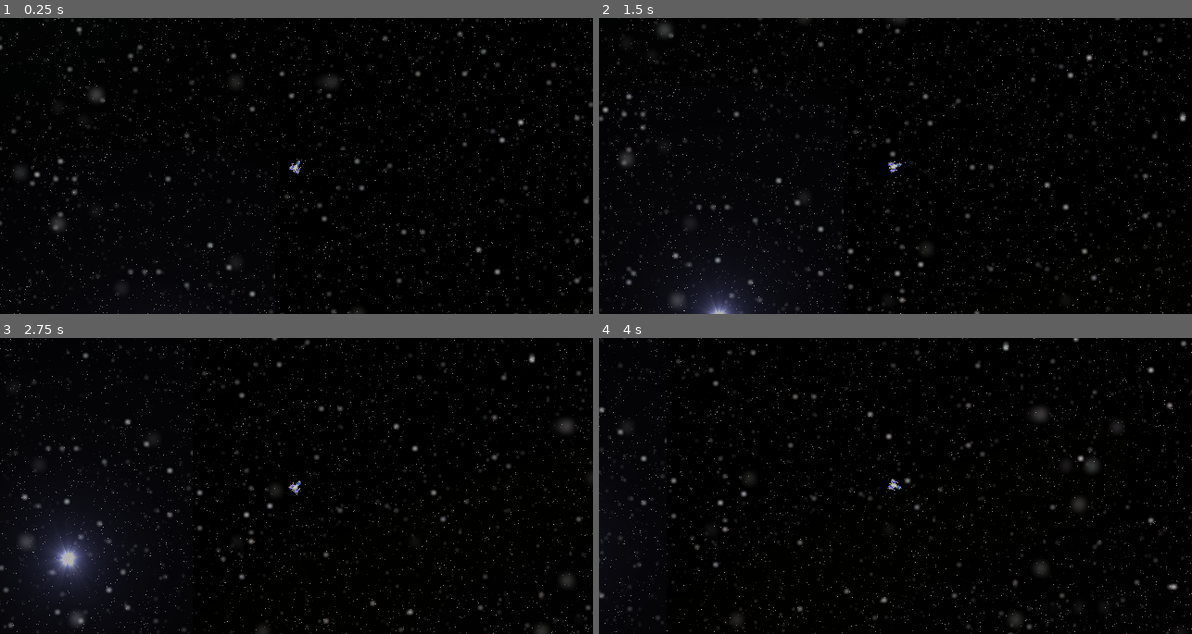
Above: before the commit, frames 1-4 (two rows, left to right).
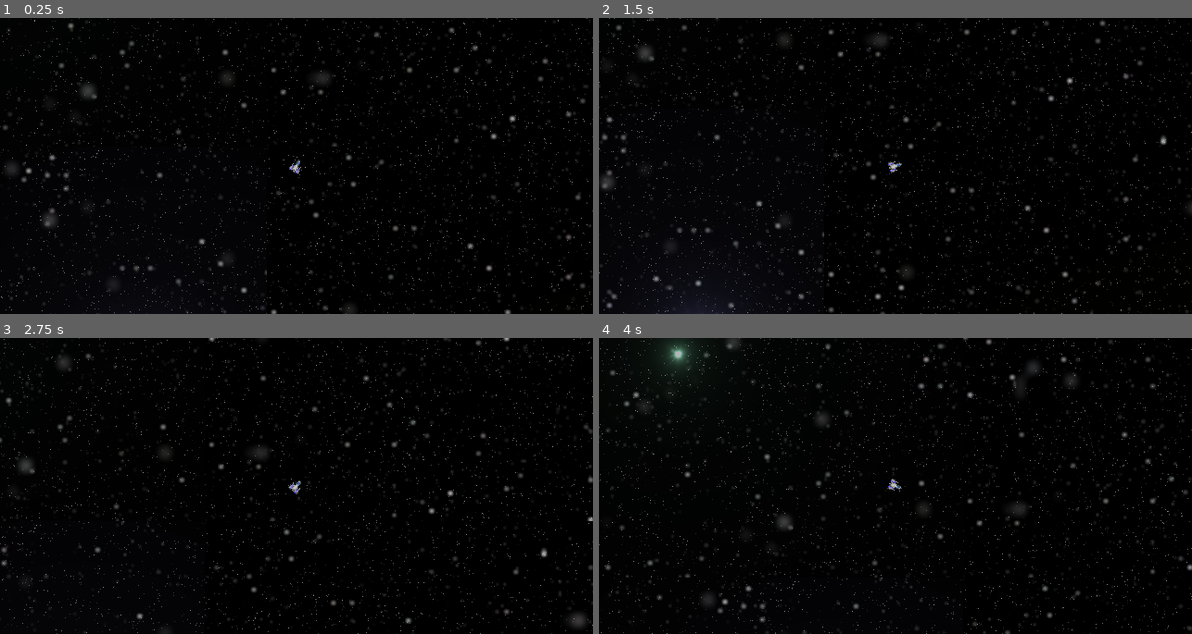
Above: after the commit, the same moments.

Repository: vYORKv/Sector-Flashpoint
Game: Godot game, scene res://Scenes/Game.tscn
Same seed, same stepped clock (60 frames per second), same inputs: the game is played once before the commit and once after it.
Inputs (mouse positions are in pixels of both pictures, inside the frame that each line leads up to):
- Up to frame 1 (0.25 s): no input
- Up to frame 2 (1.5 s): move the mouse to (1025, 151) at 0.52 s; hold Right (ui_right) 0.53-1.28 s; move the mouse to (776, 180) at 1.27 s; hold Down (ui_down) from 1.28 s (still down)
- Up to frame 3 (2.75 s): move the mouse to (355, 420) at 2.02 s; release Down (ui_down) at 2.03 s; hold Right (ui_right) from 2.03 s (still down)
- Up to frame 4 (4 s): move the mouse to (865, 545) at 2.77 s; release Right (ui_right) at 2.78 s; hold Up (ui_up) 2.78-3.53 s; move the mouse to (1073, 530) at 3.52 s; hold Left (ui_left) from 3.53 s (still down)

The runs differ from the first frame. In frame 1, 5.4% of the frame differs, in the area x 0-100%, y 0-100%; in frame 2, 6.3%; in frame 3, 8.9%; in frame 4, 6.9%.

Commit message:
Cleaned up movement code
Ship facing mouse works (with turn speed), and movement now has proper acceleration and friction. Now need to make movement based on mouse location with current code.

Diff:
--- a/Scripts/Player.gd
+++ b/Scripts/Player.gd
@@ -1,13 +1,13 @@
 extends KinematicBody2D
 
-const acceleration = 20
-const max_speed = 300
-const friction = 60
-const speed = 200
+const acceleration = 5
+const max_speed = 5
+const friction = 4
+const speed = 10
 const turn_speed = 0.2
 
-var velocity = Vector2()
-#var velocity = Vector2.ZERO
+#var velocity = Vector2()
+var velocity = Vector2.ZERO
 onready var TweenNode = get_node("Tween")
 
 var inputs = {
@@ -45,42 +45,24 @@
 
 func _physics_process(delta):
 	var mouse_position = get_global_mouse_position()
-	velocity = Vector2()
+	var input_vector = Vector2.ZERO
+	var direction = (mouse_position - self.position).normalized()
 	# initial and final x-vector of basis
 	var initial_transform_x = self.transform.x
 	var final_transform_x = (mouse_position - self.global_position).normalized()
 	# interpolate
 	TweenNode.interpolate_method(self, '_set_rotation', initial_transform_x, final_transform_x, turn_speed, Tween.TRANS_LINEAR, Tween.EASE_OUT)
 	TweenNode.start()
-	if Input.is_action_pressed("ui_up"):
-		velocity += Vector2(speed, 0).rotated(rotation)
-	elif Input.is_action_pressed("ui_down"):
-		velocity = Vector2(-speed * .7, 0).rotated(rotation)
-	elif Input.is_action_pressed("ui_left"):
-		velocity = Vector2(0, -speed * .7).rotated(rotation)
-	elif Input.is_action_pressed("ui_right"):
-		velocity = Vector2(0, speed * .7).rotated(rotation)
+	look_at(mouse_position)
+
+	input_vector.x = Input.get_action_strength("ui_right") - Input.get_action_strength("ui_left")
+	input_vector.y = Input.get_action_strength("ui_down") - Input.get_action_strength("ui_up")
+	input_vector = (input_vector - mouse_position).normalized()
+	if input_vector != Vector2.ZERO:
+		velocity = velocity.move_toward(input_vector * max_speed, acceleration * delta)
 	else:
 		velocity = velocity.move_toward(Vector2.ZERO, friction * delta)
-#	GetInput()
-	velocity = move_and_slide(velocity)
-
-
-#	var input_vector = Vector2.ZERO
-#	var mouse_position = get_global_mouse_position()
-#	look_at(mouse_position)
-#
-#	var direction = (mouse_position - self.position).normalized()
-#	print(direction)
-#	input_vector.x = Input.get_action_strength("ui_right") - Input.get_action_strength("ui_left")
-#	input_vector.y = Input.get_action_strength("ui_down") - Input.get_action_strength("ui_up")
-#	input_vector = input_vector.normalized()
-#	if input_vector != Vector2.ZERO:
-#		velocity = velocity.move_toward(input_vector * max_speed, acceleration * delta)
-#	else:
-#		velocity = velocity.move_toward(Vector2.ZERO, friction * delta)
-
-#	find_dir()
+	move_and_collide(velocity)
 
 func _set_rotation(new_transform):
 	# apply tweened x-vector of basis
